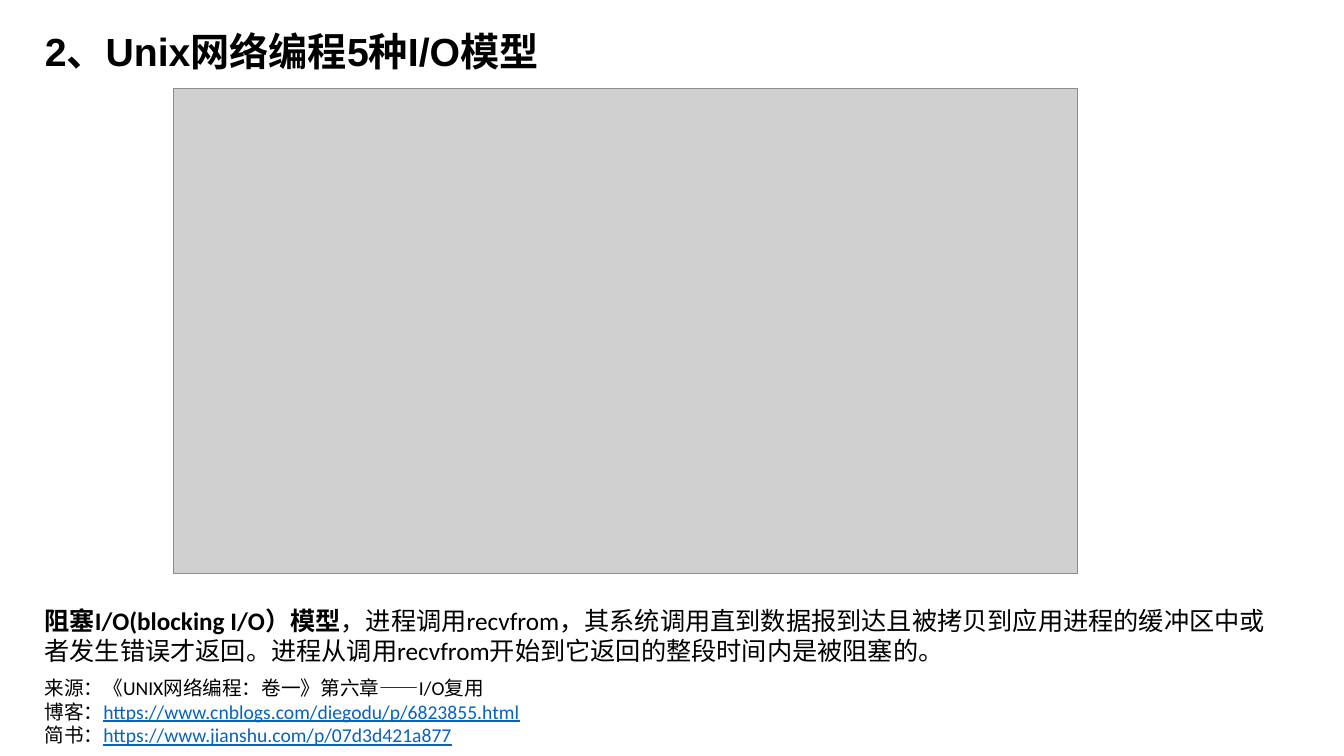
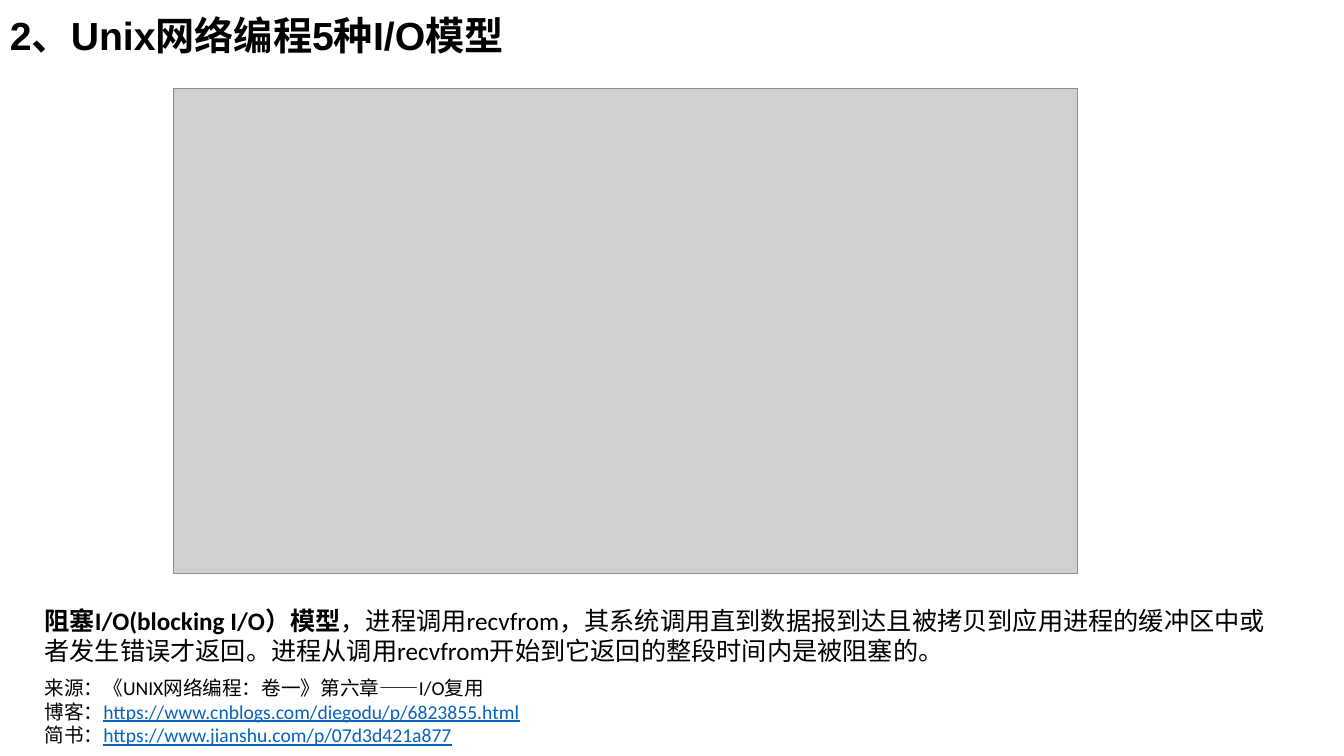
Before and after one commit to zhangyd3739/gitPath, a slide deck: slide 9 of Netty入门指南.pptx. Drawn at 1344x756 pixels with LibreOffice and Linux fonts; fonts in the diff are those of the drawing; grey boxes stand for pictures. Boxes give left, top, right and bottom in pixels: in the first picture for what was removed or moved away, otherwise in the second. Text is boxed around its words. In the diff, an @@ line names an element or a change of style, - is before the commit and + after.

```diff
--- a/Netty入门指南.pptx
+++ b/Netty入门指南.pptx
@@ text "2、Unix网络编程5种I/O模型": place and size @@
-text "2、Unix网络编程5种I/O模型" at (45, 35, 539, 70)
+text "2、Unix网络编程5种I/O模型" at (10, 19, 504, 54)
```
Also in this commit, not shown: 4 other slides changed, 2 slides added, 2 slides removed, 1 other file.
